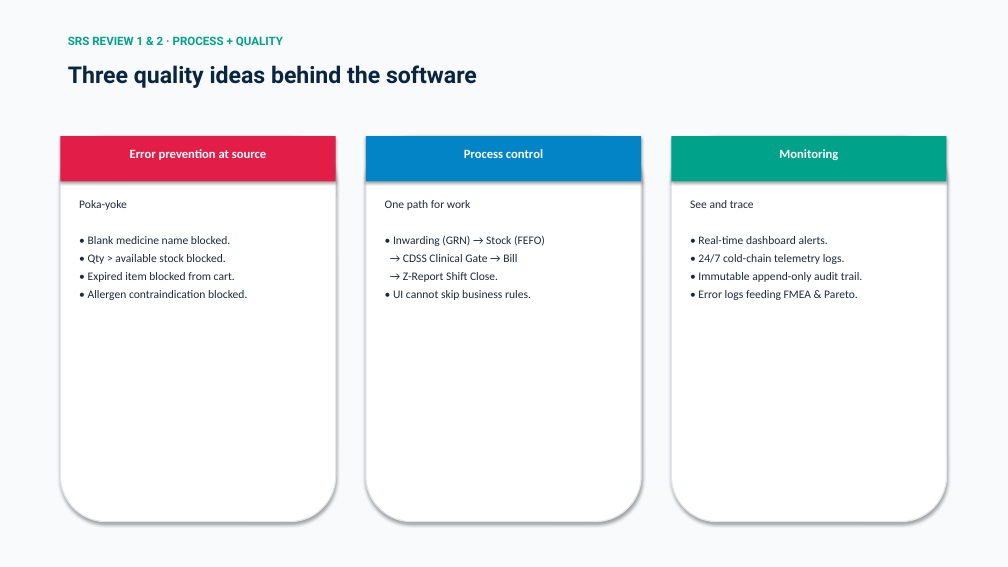
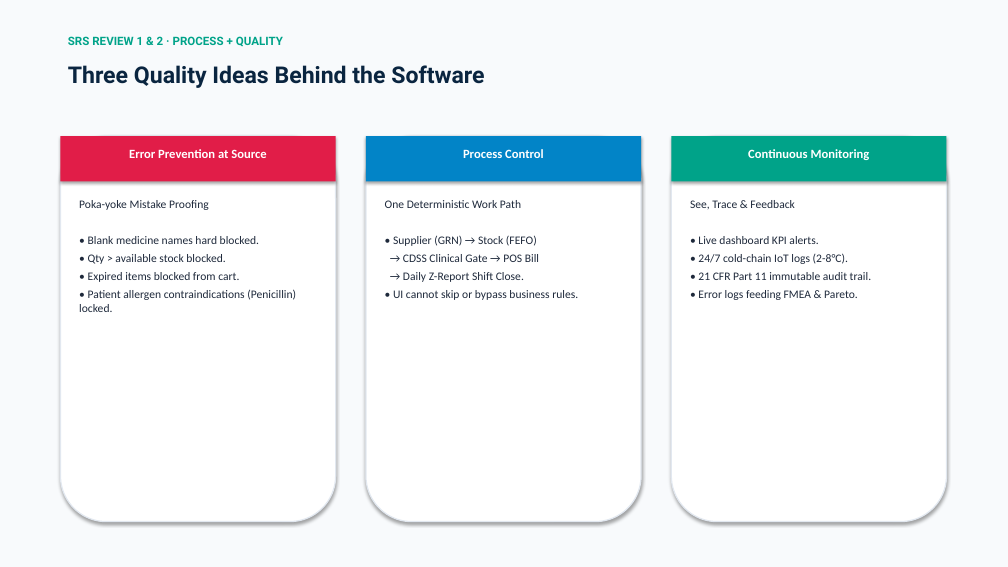
Before and after one commit to Piyush7251/Pharmacy_Management_System, a slide deck: slide 3 of AegisPharm_TQM_Presentation_Piyush_Bhatt.pptx. Drawn at 1008x567 pixels with LibreOffice and Linux fonts; fonts in the diff are those of the drawing. Boxes give left, top, right and bottom in pixels: in the first picture for what was removed or moved away, otherwise in the second. Text is boxed around its words. In the diff, an @@ line names an element or a change of style, - is before the commit and + after.

```diff
--- a/AegisPharm_TQM_Presentation_Piyush_Bhatt.pptx
+++ b/AegisPharm_TQM_Presentation_Piyush_Bhatt.pptx
@@ text at box(68, 65, 484, 88): text changed @@
-Three quality ideas behind the software
+Three Quality Ideas Behind the Software
@@ text at box(129, 149, 266, 158): text changed @@
-Error prevention at source
+Error Prevention at Source
@@ text at box(463, 149, 544, 158): text changed @@
-Process control
+Process Control
@@ text at box(748, 149, 870, 160): text changed @@
-Monitoring
+Continuous Monitoring
@@ text at box(79, 200, 259, 244): text changed @@
-Poka-yoke
-• Blank medicine name blocked.
+Poka-yoke Mistake Proofing
+• Blank medicine names hard blocked.
@@ text at box(385, 200, 578, 300): text changed @@
-One path for work
-• Inwarding (GRN) → Stock (FEFO)
-→ CDSS Clinical Gate → Bill
-→ Z-Report Shift Close.
-• UI cannot skip business rules.
+One Deterministic Work Path
+• Supplier (GRN) → Stock (FEFO)
+→ CDSS Clinical Gate → POS Bill
+→ Daily Z-Report Shift Close.
+• UI cannot skip or bypass business rules.
@@ text at box(690, 200, 871, 280): text changed @@
-See and trace
-• Real-time dashboard alerts.
-• 24/7 cold-chain telemetry logs.
-• Immutable append-only audit trail.
+See, Trace & Feedback
+• Live dashboard KPI alerts.
+• 24/7 cold-chain IoT logs (2-8°C).
+• 21 CFR Part 11 immutable audit trail.
@@ text at box(79, 272, 296, 312): text changed @@
-• Expired item blocked from cart.
-• Allergen contraindication blocked.
+• Expired items blocked from cart.
+• Patient allergen contraindications (Penicillin) locked.
```
Also in this commit, not shown: 10 other slides changed, 7 slides added, 68 slides removed, 2 other files.
